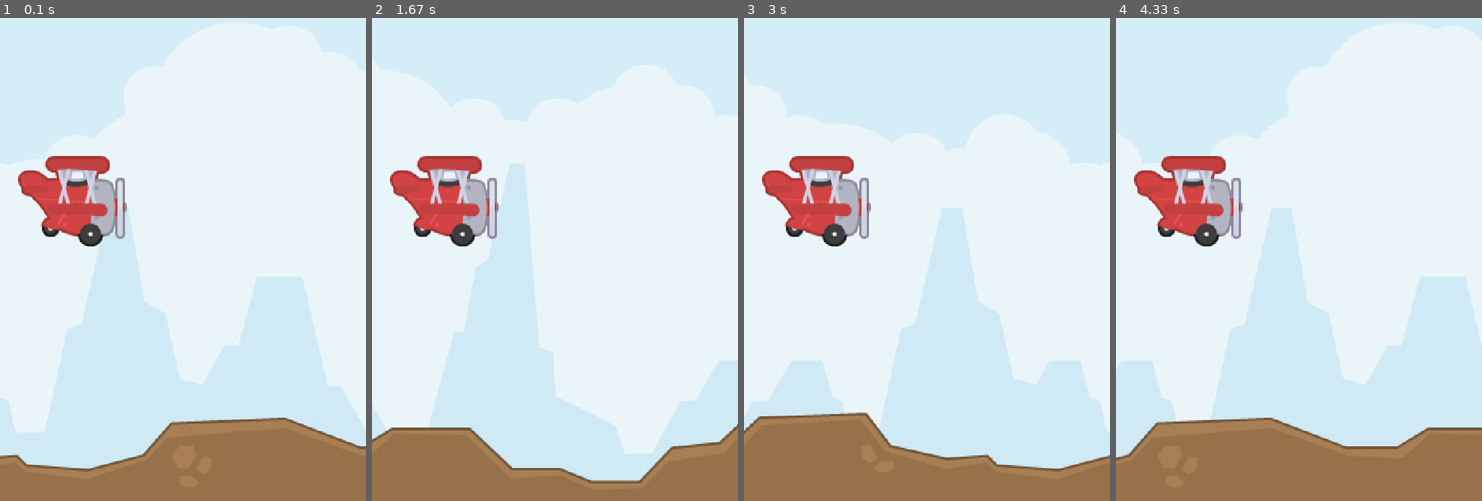
Above: before the commit, frames 1-4 (left to right).
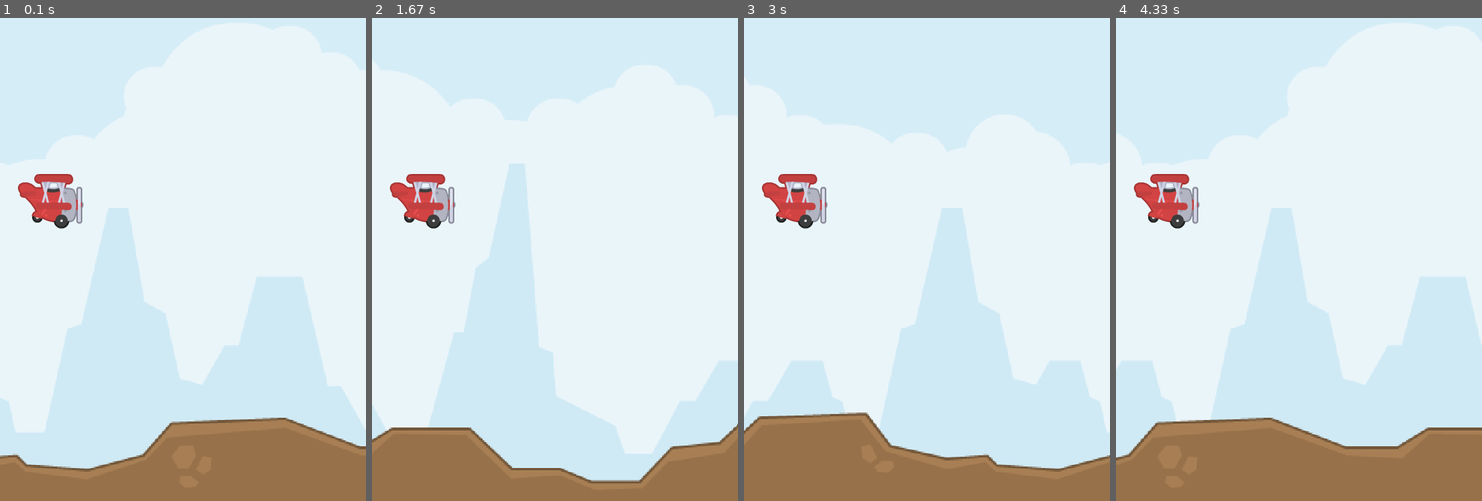
Above: after the commit, the same moments.

Repository: brccabral/Python_Pygame_SideScroller
Game: pygame game, started from code/main.py
Same seed, same stepped clock (60 frames per second), same inputs: the game is played once before the commit and once after it.
Inputs:
- Up to frame 1 (0.1 s): no input
- Up to frame 2 (1.67 s): no input
- Up to frame 3 (3 s): no input
- Up to frame 4 (4.33 s): no input

The runs differ from the first frame. In frame 1, 3.5% of the frame differs, in the area x 4-35%, y 28-48%; in frame 2, 3.6%; in frame 3, 3.6%; in frame 4, 3.6%.

Commit message:
plane size

Diff:
--- a/code/main.py
+++ b/code/main.py
@@ -27,7 +27,7 @@
         # sprite setup
         BG(self.all_sprites, self.scale_factor)
         Ground(self.all_sprites, self.scale_factor)
-        Plane(self.all_sprites, self.scale_factor)
+        Plane(self.all_sprites, self.scale_factor * 0.6)
 
     def run(self):
         last_time = time.time()
